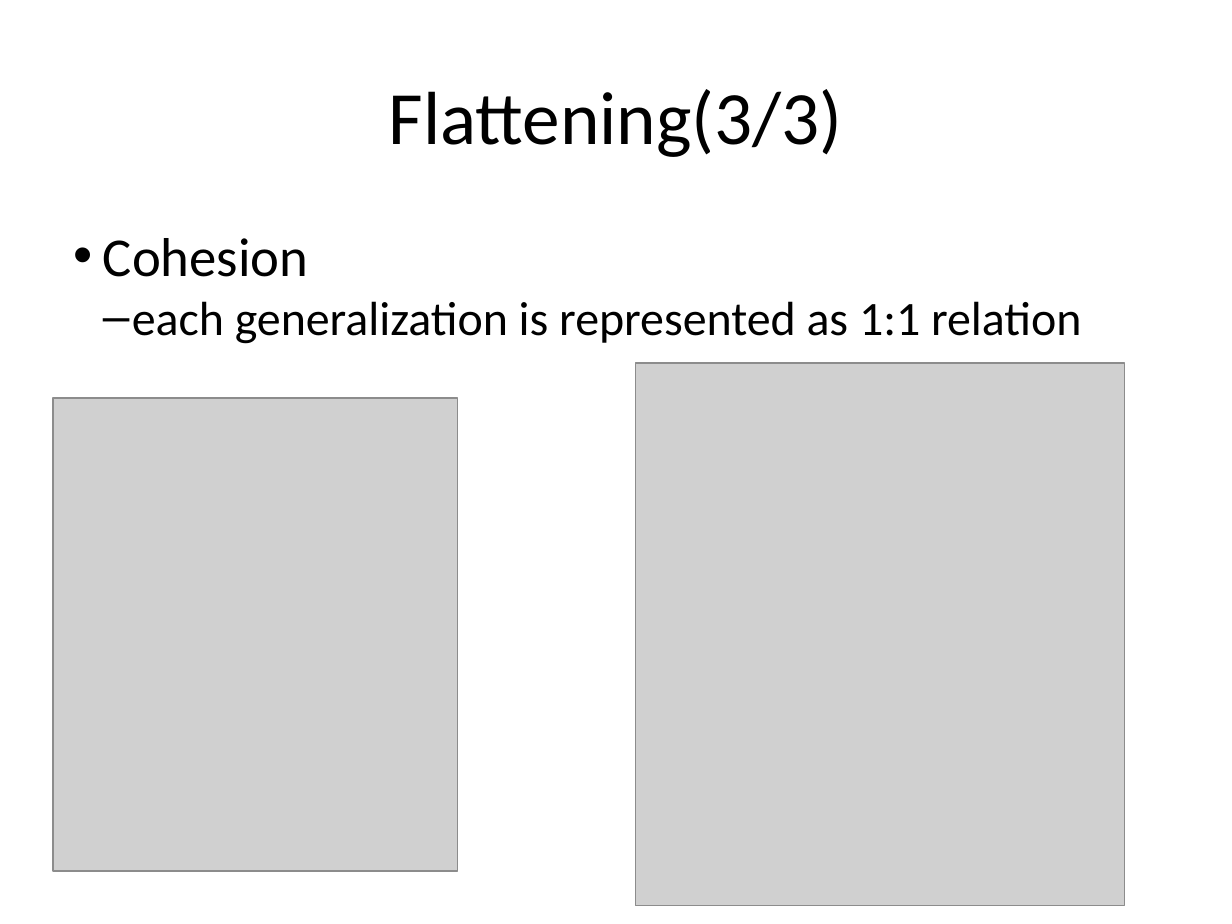
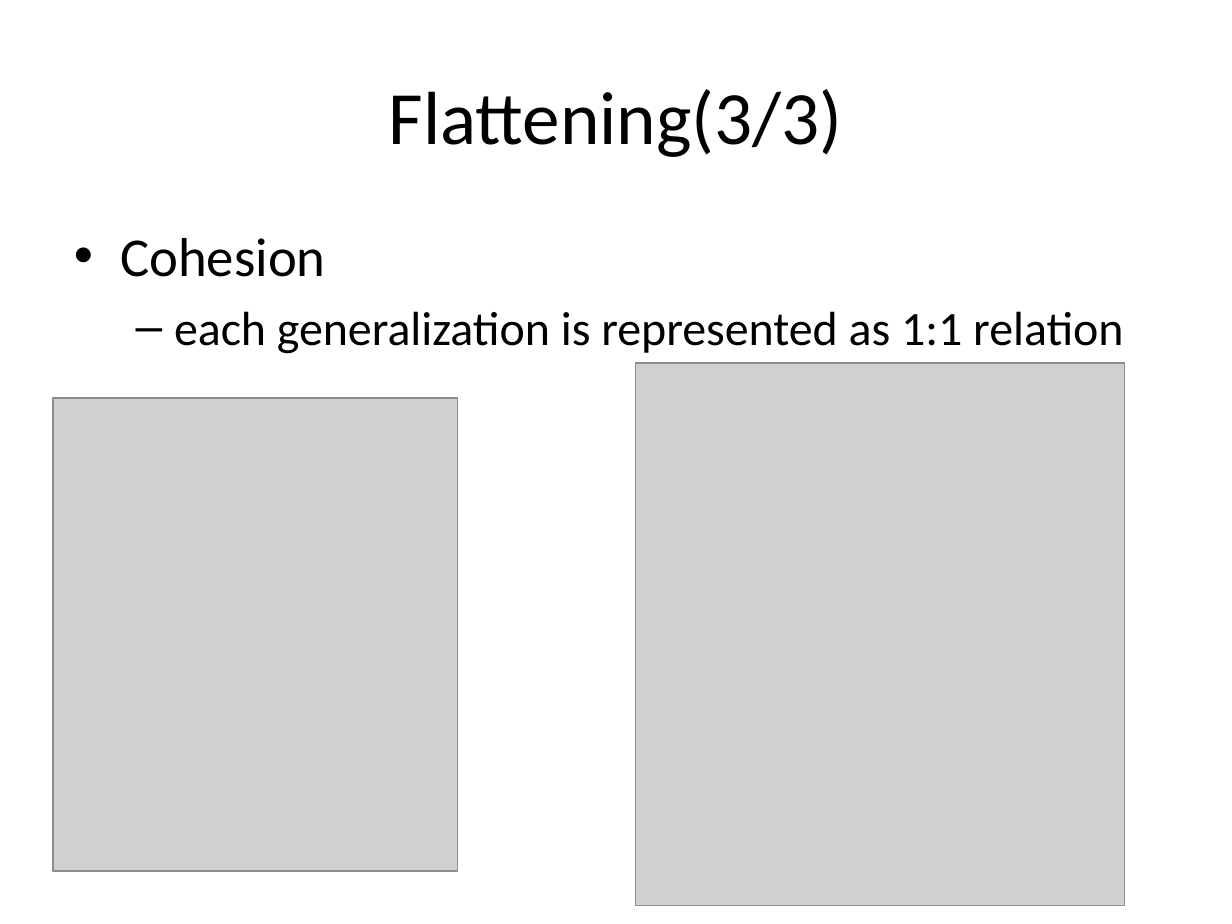
Before and after one commit to bugxd/DBTech, a slide deck: slide 11 of Assignment_4.pptx. Drawn at 1232x924 pixels with LibreOffice and Linux fonts; fonts in the diff are those of the drawing; grey boxes stand for pictures. Boxes give left, top, right and bottom in pixels: in the first picture for what was removed or moved away, otherwise in the second. Text is boxed around its words. In the diff, an @@ line names an element or a change of style, - is before the commit and + after.

```diff
--- a/Assignment_4.pptx
+++ b/Assignment_4.pptx
@@ text "Cohesion" at [120,238,1123,354]: indent changed; more space between paragraphs @@
```
Also in this commit, not shown: 15 other slides changed.
